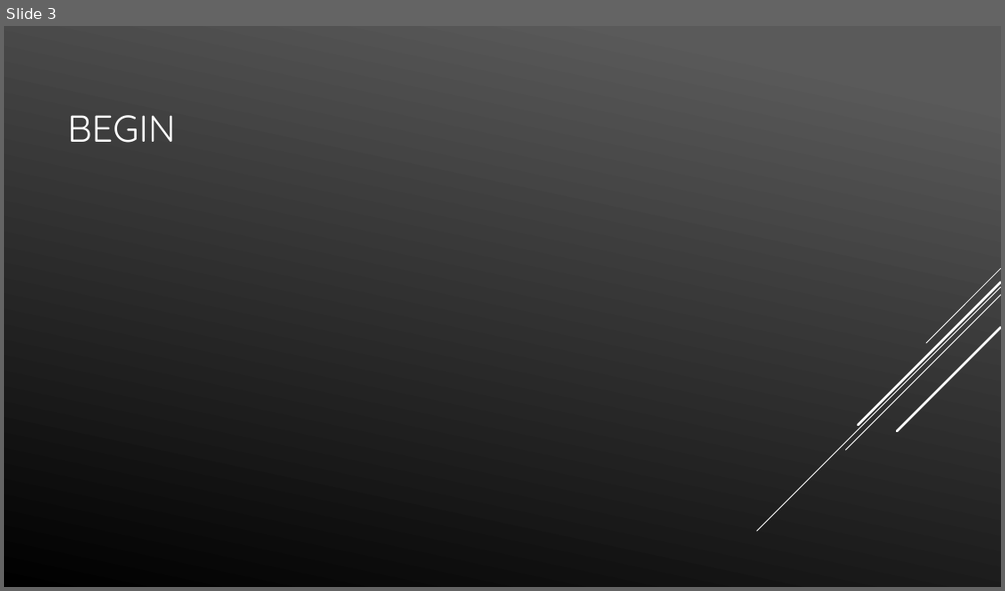
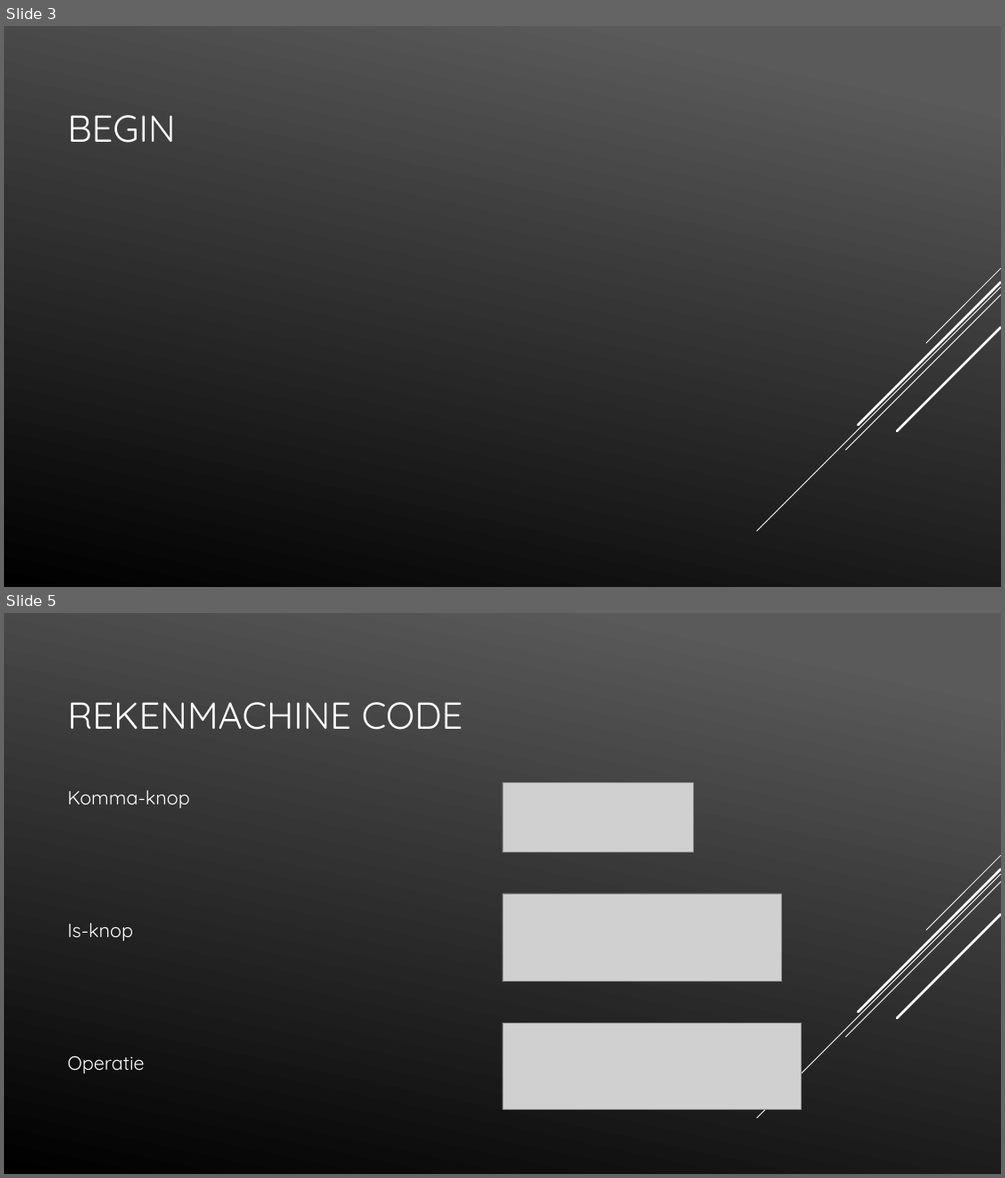
Before and after one commit to LucasHuls/Calc4You-Project-Groep-5, a slide deck: PowerPoint.pptx. Shown one above the other, each under a label of ours: slide 3 before the commit, slides 3 and 5 after it; the slides between them are not shown. The pictures are 1005x591 and 1005x1178 pixels, drawn with LibreOffice and Linux fonts; fonts in the diff are those of the drawing; grey boxes stand for pictures. Boxes give left, top, right and bottom in pixels: in the first picture for what was removed or moved away, otherwise in the second. Text is boxed around its words. In the diff, an @@ line names an element or a change of style, - is before the commit and + after.

```diff
--- a/PowerPoint.pptx
+++ b/PowerPoint.pptx
@@ slide 5 added at [4,613,1001,1174], background gradient #5B5B5B to #000000; not listed: 5 template elements that a slide beside it also shows @@
@@ title added at [67,702,463,730], 36 pt, text #FFFFFF @@
+REKENMACHINE CODE
@@ text added at [67,790,190,1073], 18.5 pt, text #FFFFFF @@
+Komma-knop
+Is-knop
+Operatie
@@ picture added at [502,782,694,852] @@
@@ picture added at [502,893,782,981] @@
@@ picture added at [502,1022,802,1110] @@
```
Also in this commit, not shown: 1 other slide added, 1 other file.
